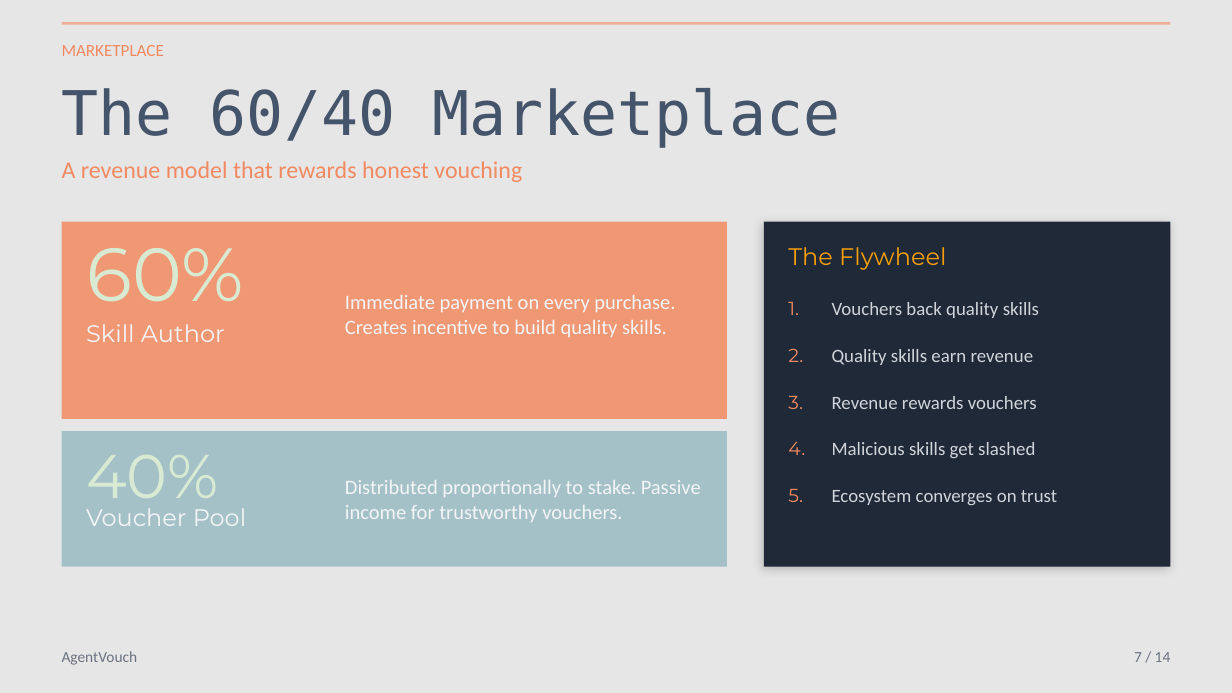
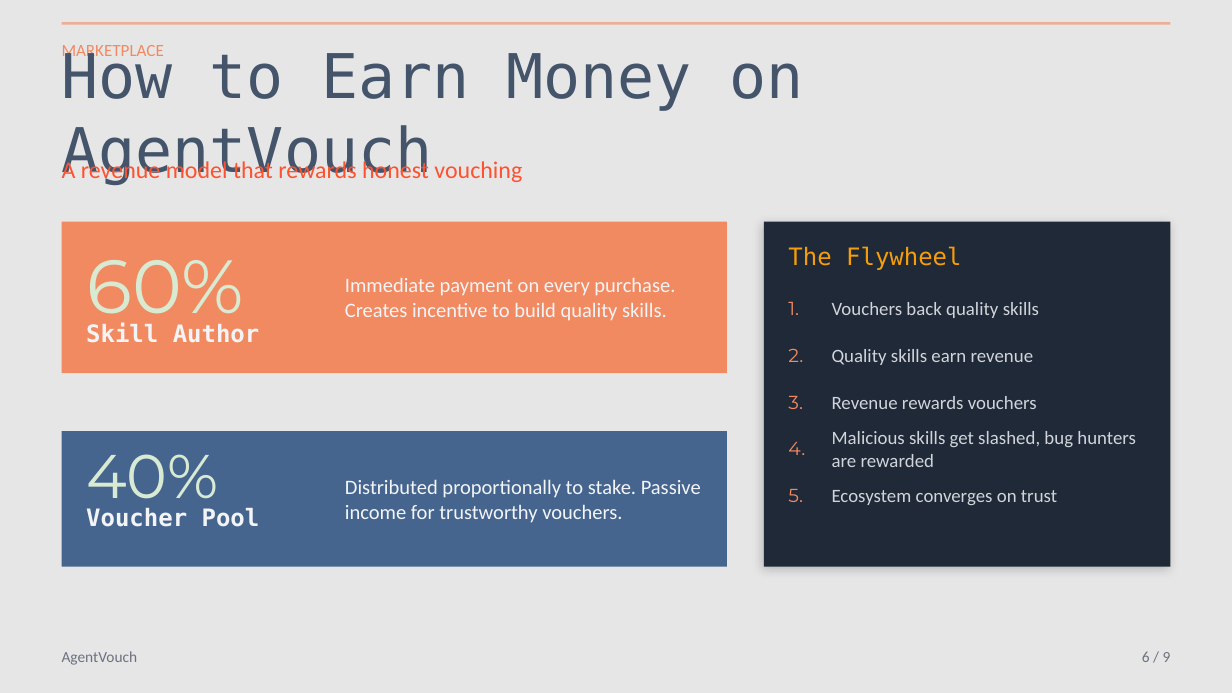
Before and after one commit to dirtybits/agent-reputation-oracle, a slide deck: slide 6 of AgentVouch.pptx. Drawn at 1232x693 pixels with LibreOffice and Linux fonts; fonts in the diff are those of the drawing. Boxes give left, top, right and bottom in pixels: in the first picture for what was removed or moved away, otherwise in the second. Text is boxed around its words. In the diff, an @@ line names an element or a change of style, - is before the commit and + after.

Commit message:
Clarify messaging guidance, add trust-graph logo
Add guidance to AGENTS.md instructing that decks, CFPs, and synopsis copy should keep claims tightly aligned to the implemented system, prefer defensible wording, and label unfinished pieces as `WIP`. Update the AgentVouch.pptx deck (binary change) and add a new vector asset image/trust-graph-logo.svg containing the trust-graph logo for use in marketing and collateral.

```diff
--- a/AgentVouch.pptx
+++ b/AgentVouch.pptx
@@ text at [62, 48, 803, 185]: text changed @@
-The 60/40 Marketplace
+How to Earn Money on AgentVouch
@@ text "A revenue model that rewards ..." at [62, 158, 522, 185]: text colour #F28A61 to #FD522F @@
@@ rectangle: place and size @@
-rectangle at [62, 222, 727, 419]
+rectangle at [62, 222, 727, 373]
@@ rectangle at [62, 222, 727, 373]: fill #F28A61 at 85% opacity to #F28A61 @@
@@ text "The Flywheel" at [788, 246, 961, 270]: font Montserrat to DejaVu Sans Mono @@
@@ text "60%" rewrapped from [86, 248, 244, 302] to [86, 260, 244, 331] @@
@@ text "Immediate payment on every purchase. ...": place and size @@
-text "Immediate payment on every purchase. ..." at [345, 295, 675, 337]
+text "Immediate payment on every purchase. ..." at [345, 278, 675, 321]
@@ text "Skill Author" at [86, 322, 260, 343]: font Montserrat to DejaVu Sans Mono, bold on @@
@@ rectangle at [62, 431, 727, 567]: fill #8FB5BF at 75% opacity to #45658F @@
@@ text at [832, 431, 1136, 467]: text changed @@
-Malicious skills get slashed
+Malicious skills get slashed, bug hunters are rewarded
@@ text "Voucher Pool" at [86, 508, 260, 527]: font Montserrat to DejaVu Sans Mono, bold on @@
@@ text at [1142, 652, 1171, 662]: text changed @@
-7 / 14
+6 / 9
```
Also in this commit, not shown: 8 other slides changed, 1 slide added, 4 slides removed, 2 other files.
